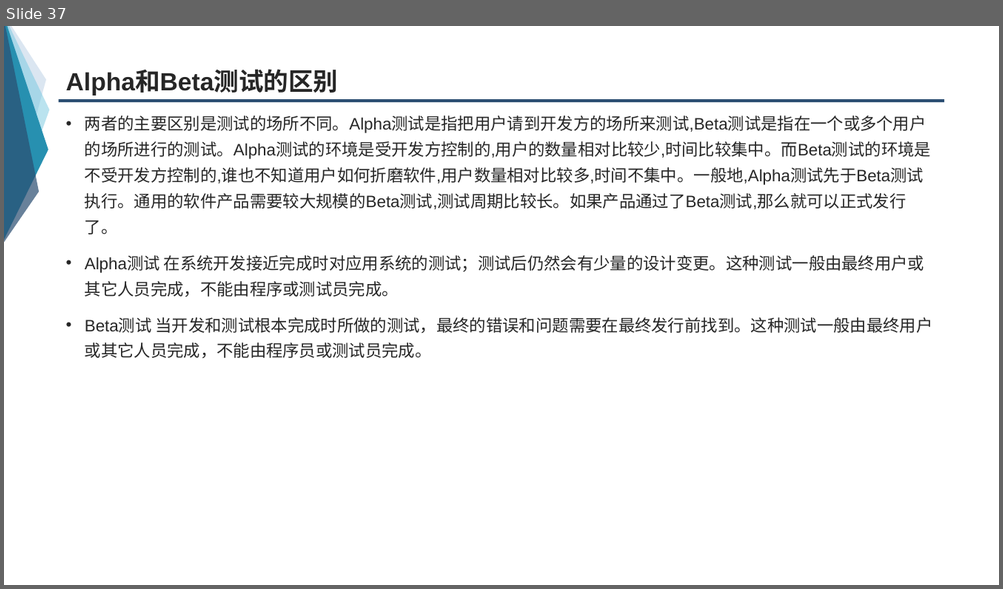
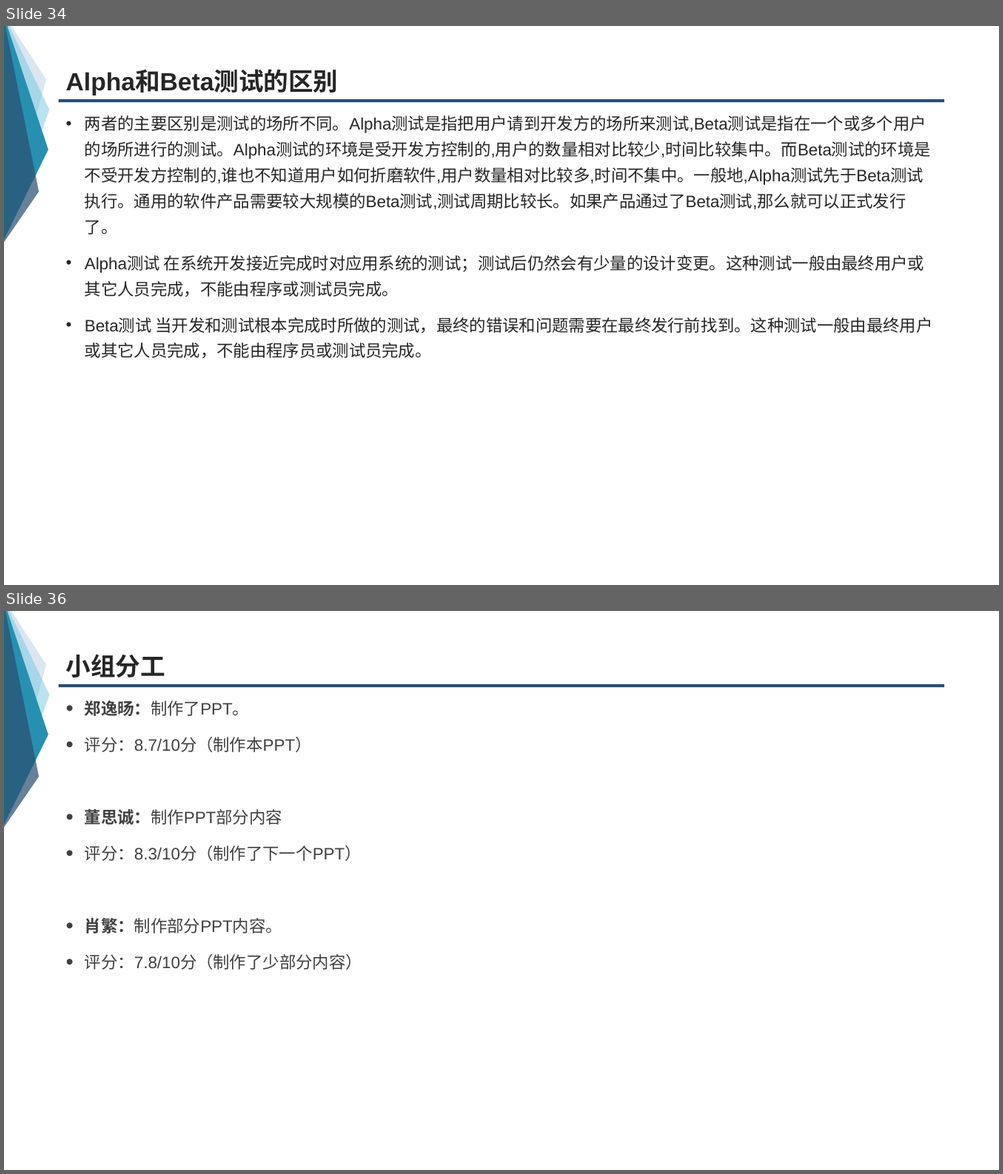
Before and after one commit to group-fourteen/G14-, a slide deck: 翻转课堂/7.5确认测试.ppt. Shown one above the other, each under a label of ours: slide 37 before the commit, slides 34 and 36 after it; the slides between them are not shown. The pictures are 1003x589 and 1003x1174 pixels, drawn with LibreOffice and Linux fonts; fonts in the diff are those of the drawing. Boxes give left, top, right and bottom in pixels: in the first picture for what was removed or moved away, otherwise in the second. Text is boxed around its words. In the diff, an @@ line names an element or a change of style, - is before the commit and + after.

```diff
--- a/翻转课堂/7.5确认测试.ppt
+++ b/翻转课堂/7.5确认测试.ppt
@@ slide 36 added at (4, 611, 999, 1170), background #FFFFFF; not listed: 5 template elements that a slide beside it also shows @@
@@ title added at (66, 654, 165, 678), 24 pt, text #262626, bold @@
+小组分工
@@ text added at (85, 701, 362, 970), 16 pt, text #404040 @@
+• 郑逸旸：制作了PPT。
+• 评分：8.7/10分（制作本PPT）
+• 董思诚：制作PPT部分内容
+• 评分：8.3/10分（制作了下一个PPT）
+• 肖繁：制作部分PPT内容。
+• 评分：7.8/10分（制作了少部分内容）
@@ what was slide 37 is now slide 34 @@
```
Also in this commit, not shown: 40 other slides changed, 5 other slides added, 1 slide removed.
